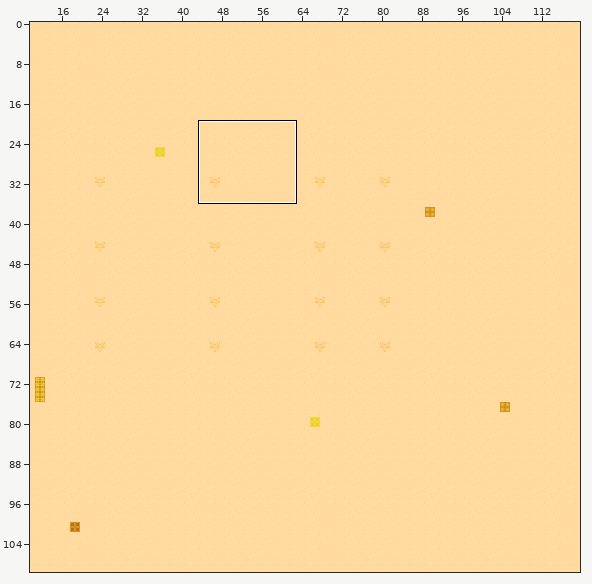
Two versions of a level (Tiled map, Assets/Ready/TileMaps/Level_22.tmx). Above: a wide view before the commit, with the close-up outlined.
Close-up. The starting point:
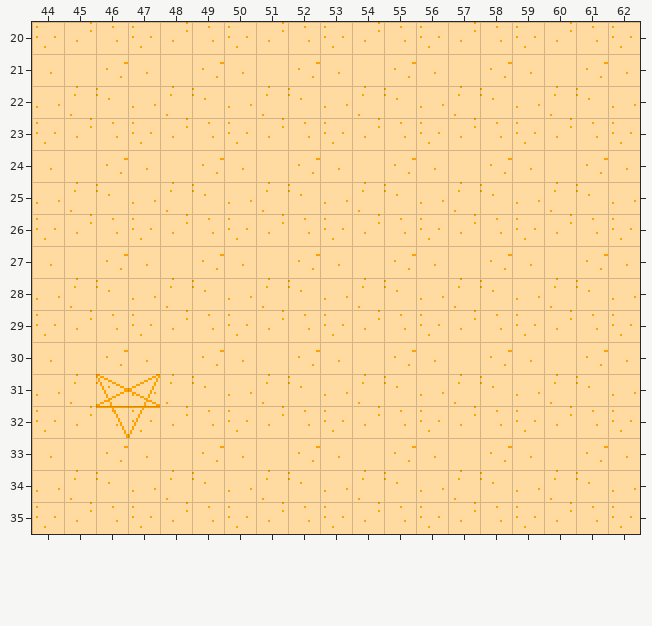
Cells are 16x16 px. Shown: x 44..62, y 20..35. The commit also changed other parts of the map, which this record leaves out.
After:
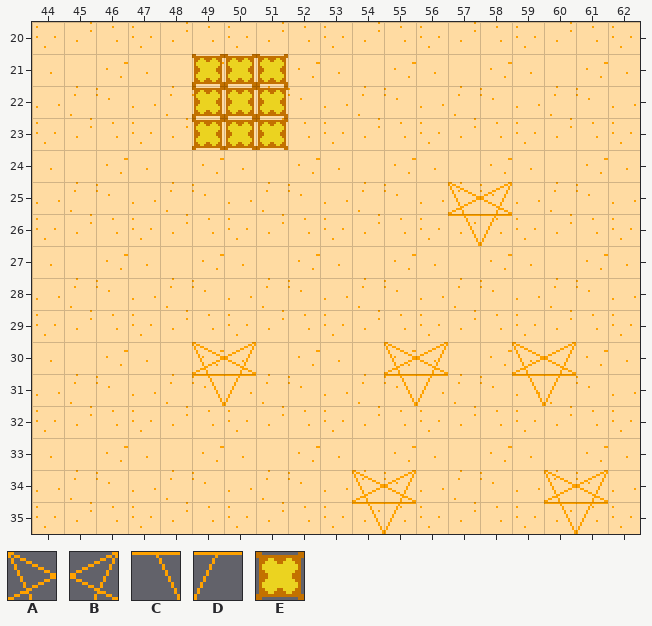
Key: from "2x_tiles": A 3, B 4, C 19, D 20, E 66.
_ is an empty cell.
Tiles replaced or removed in this view: A, B, C, D.
The exact change:
Changed rows in their new state; . is an unchanged cell.
Layer "Signs":
first column x 57:
25 AB
26 CD
first column x 46:
30 ...AB....AB..AB.
31 __.CD....CD..CD.
32 __..............
34 ........AB....AB
35 ........CD....CD
Layer "Walls":
first column x 49:
21 EEE
22 EEE
23 EEE
Boxes around the changes in both close-ups, in picture pixels (x1, y1, x2, y2):
added: (192, 54, 288, 150)
added: (448, 182, 512, 246)
added: (192, 342, 256, 406)
added: (384, 342, 448, 406)
added: (512, 342, 576, 406)
removed: (96, 374, 160, 438)
added: (352, 470, 416, 534)
added: (544, 470, 608, 534)
